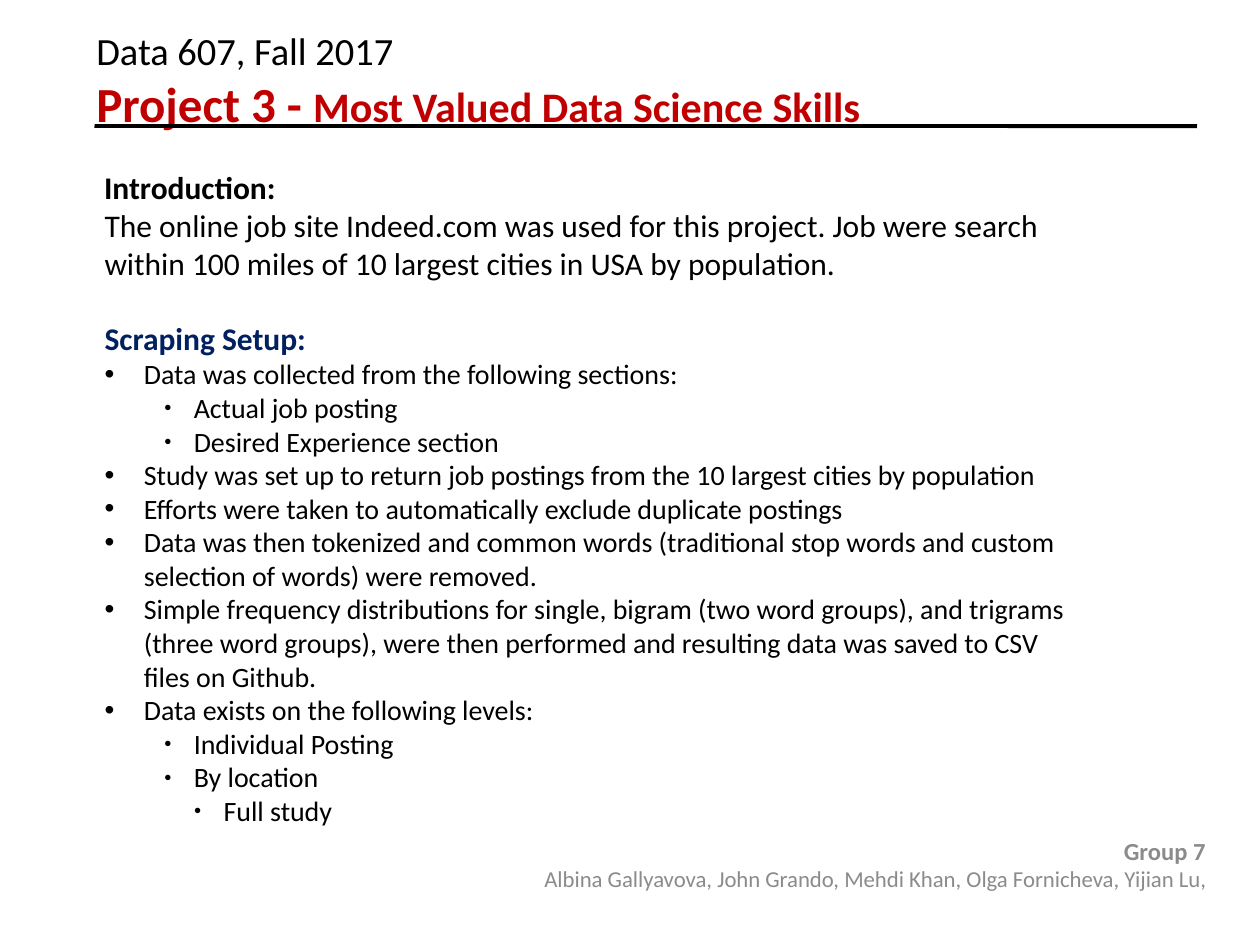
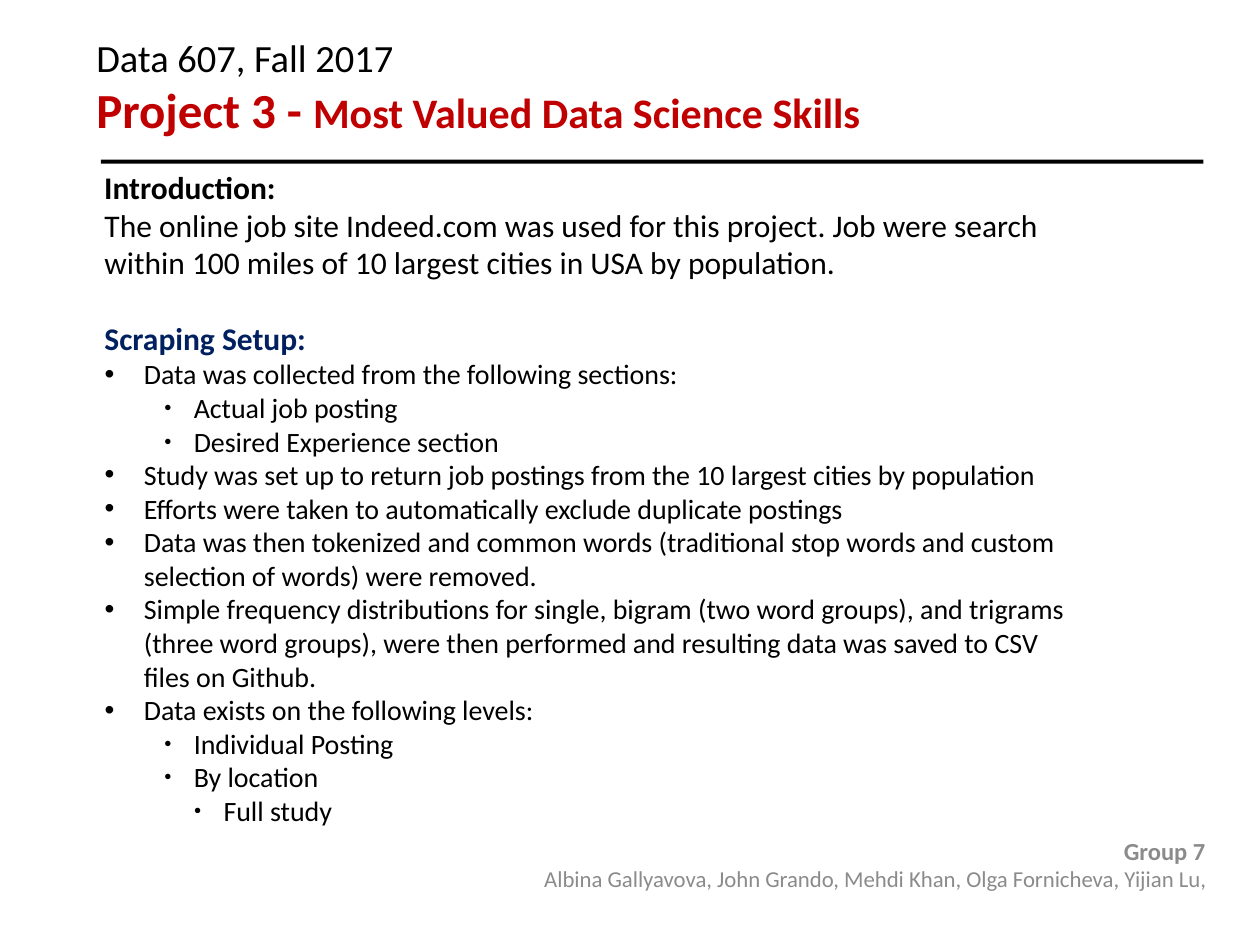
Before and after one commit to olga0503/data607-project3, a slide deck: slide 2 of project3.pptx. Drawn at 1260x945 pixels with LibreOffice and Linux fonts; fonts in the diff are those of the drawing; background and template pictures are left out. Boxes give left, top, right and bottom in pixels: in the first picture for what was removed or moved away, otherwise in the second. Text is boxed around its words. In the diff, an @@ line names an element or a change of style, - is before the commit and + after.

```diff
--- a/project3.pptx
+++ b/project3.pptx
@@ text at (96, 45, 861, 137): text changed @@
-Data 607, Fall 2017
-Project 3 - Most Valued Data Science Skills
+Data 607, Fall 2017
+Project 3 - Most Valued Data Science Skills
@@ line moved from (94, 126) - (1197, 126) to (101, 161) - (1203, 161) @@
```
Also in this commit, not shown: 9 other slides changed.
